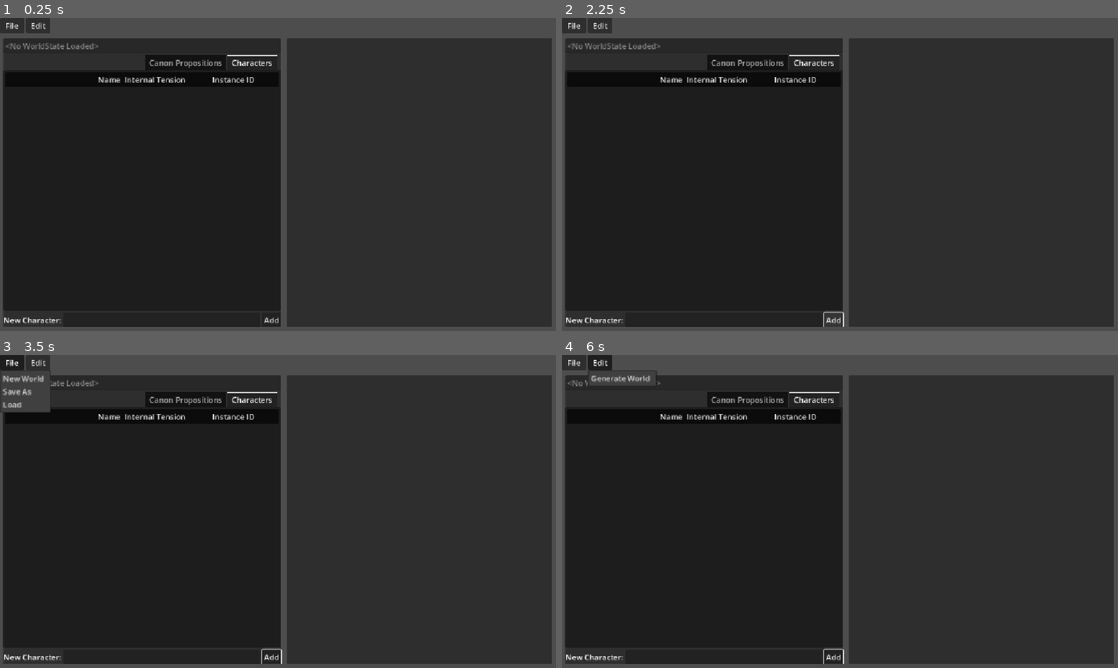
Above: before the commit, frames 1-4 (two rows, left to right).
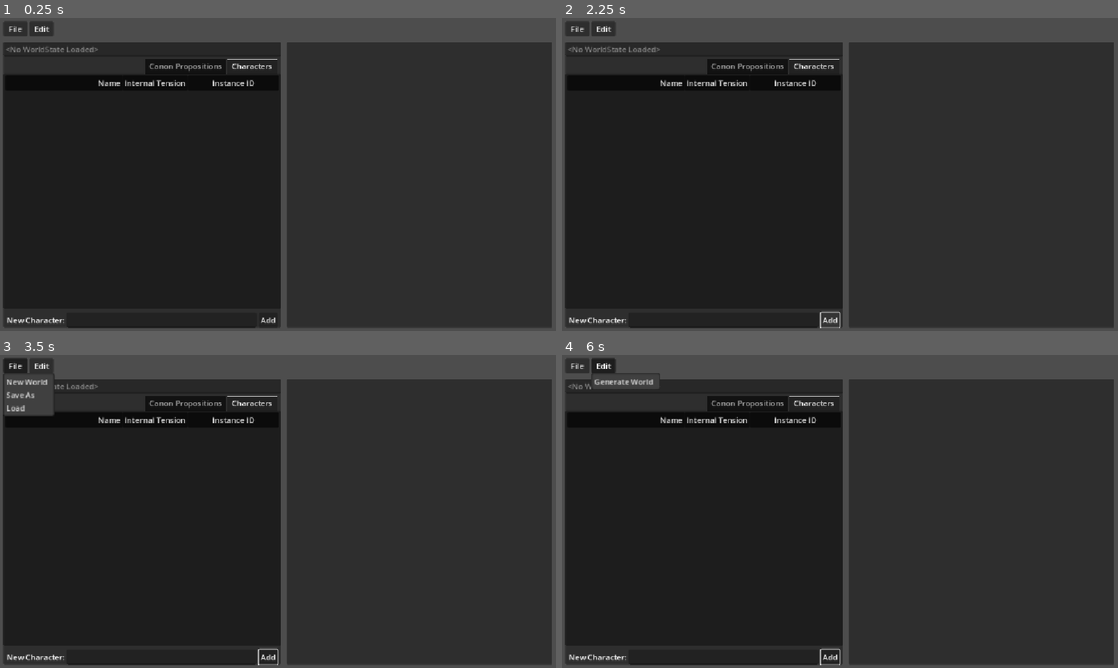
Above: after the commit, the same moments.

Repository: wokidoo/PossibleWorlds
Game: Godot game, scene res://util/world_editor.tscn
The game is run twice, just before and just after one commit, with the same random seed, the same clock (stepped at 60 frames per second) and the same inputs.
Inputs:
- Up to frame 1 (0.25 s): no input
- Up to frame 2 (2.25 s): click "File" at 0.5 s; click "Edit" at 1.25 s; click "Add" at 2 s
- Up to frame 3 (3.5 s): click "File" at 2.75 s
- Up to frame 4 (6 s): click "Edit" at 3.5 s; click "Add" at 4.25 s; click "File" at 5 s; click "Edit" at 5.75 s

The runs differ from the first frame. In frame 1, 3.3% of the frame differs, in the area x 0-100%, y 0-100%; in frame 2, 3.3%; in frame 3, 3.5%; in frame 4, 3.3%.

Commit message:
Create domain model

Diff:
--- a/global_theme.tres
+++ /dev/null
@@ -1,3 +0,0 @@
-[gd_resource type="Theme" format=3 uid="uid://dqjyjvbede7j2"]
-
-[resource]
--- a/project.godot
+++ b/project.godot
@@ -27,10 +27,6 @@
 
 project/assembly_name="PossibleWorlds"
 
-[gui]
-
-theme/custom="uid://dqjyjvbede7j2"
-
 [input]
 
 ui_menu={
--- a/scripts/character.gd
+++ b/scripts/character.gd
@@ -6,6 +6,8 @@
 		name = value
 		resource_name = name
 		emit_changed()
+	get():
+		return resource_name
 
 @export var perceivedWorld: World:
 	set(value):
@@ -63,7 +65,7 @@
 func ideal_perceived_diff() -> Array[StringName]:
 	return perceivedWorld.diff(idealWorld)
 
-func internal_tension(id:StringName):
+func internal_tension(id:StringName) -> float:
 	return perceivedWorld.tension(id,idealWorld)
 
 func total_internal_tension() -> float:
@@ -97,7 +99,7 @@
 func set_perceived_confidence(id:String,confidence:float) -> bool:
 	return perceivedWorld.set_confidence(id,confidence)
 
-func get_ideal(id:String) ->PW.TriBool:
+func get_ideal(id:String) -> PW.TriBool:
 	return idealWorld.get_truth(id)
 
 func get_ideal_confidence(id:String) -> float:
--- a/util/world_editor.tscn
+++ b/util/world_editor.tscn
@@ -24,10 +24,16 @@
 grow_horizontal = 2
 grow_vertical = 2
 
-[node name="HBoxContainer" type="HBoxContainer" parent="VBoxContainer"]
+[node name="MarginContainer2" type="MarginContainer" parent="VBoxContainer"]
+layout_mode = 2
+theme_override_constants/margin_left = 7
+theme_override_constants/margin_top = 7
+theme_override_constants/margin_right = 7
+
+[node name="HBoxContainer" type="HBoxContainer" parent="VBoxContainer/MarginContainer2"]
 layout_mode = 2
 
-[node name="FileMenuButton" type="MenuButton" parent="VBoxContainer/HBoxContainer"]
+[node name="FileMenuButton" type="MenuButton" parent="VBoxContainer/MarginContainer2/HBoxContainer"]
 unique_name_in_owner = true
 custom_minimum_size = Vector2(50, 30)
 layout_mode = 2
@@ -36,7 +42,7 @@
 script = ExtResource("2_e3m7w")
 metadata/_custom_type_script = "uid://bjes4a4vdflln"
 
-[node name="EditMenu" type="MenuButton" parent="VBoxContainer/HBoxContainer"]
+[node name="EditMenu" type="MenuButton" parent="VBoxContainer/MarginContainer2/HBoxContainer"]
 unique_name_in_owner = true
 custom_minimum_size = Vector2(50, 30)
 layout_mode = 2
@@ -112,39 +118,49 @@
 script = ExtResource("3_e3m7w")
 metadata/_custom_type_script = "uid://dpu62j8jk71hk"
 
-[node name="CreatePropositionHBoxContainer" type="HBoxContainer" parent="VBoxContainer/MarginContainer/HSplitContainer/LeftPanel/VBoxContainer"]
+[node name="MarginContainer3" type="MarginContainer" parent="VBoxContainer/MarginContainer/HSplitContainer/LeftPanel/VBoxContainer"]
+layout_mode = 2
+theme_override_constants/margin_left = 7
+theme_override_constants/margin_right = 7
+
+[node name="CreatePropositionHBoxContainer" type="HBoxContainer" parent="VBoxContainer/MarginContainer/HSplitContainer/LeftPanel/VBoxContainer/MarginContainer3"]
 unique_name_in_owner = true
 visible = false
 layout_mode = 2
 
-[node name="Label" type="Label" parent="VBoxContainer/MarginContainer/HSplitContainer/LeftPanel/VBoxContainer/CreatePropositionHBoxContainer"]
+[node name="Label" type="Label" parent="VBoxContainer/MarginContainer/HSplitContainer/LeftPanel/VBoxContainer/MarginContainer3/CreatePropositionHBoxContainer"]
 layout_mode = 2
 text = "New Proposition:"
 
-[node name="NewPropositionLineEdit" type="LineEdit" parent="VBoxContainer/MarginContainer/HSplitContainer/LeftPanel/VBoxContainer/CreatePropositionHBoxContainer"]
+[node name="NewPropositionLineEdit" type="LineEdit" parent="VBoxContainer/MarginContainer/HSplitContainer/LeftPanel/VBoxContainer/MarginContainer3/CreatePropositionHBoxContainer"]
 unique_name_in_owner = true
 layout_mode = 2
 size_flags_horizontal = 3
 
-[node name="ConfirmPropositionButton" type="Button" parent="VBoxContainer/MarginContainer/HSplitContainer/LeftPanel/VBoxContainer/CreatePropositionHBoxContainer"]
+[node name="ConfirmPropositionButton" type="Button" parent="VBoxContainer/MarginContainer/HSplitContainer/LeftPanel/VBoxContainer/MarginContainer3/CreatePropositionHBoxContainer"]
 unique_name_in_owner = true
 layout_mode = 2
 text = "Add"
 
-[node name="CreateCharacterHBoxContainer" type="HBoxContainer" parent="VBoxContainer/MarginContainer/HSplitContainer/LeftPanel/VBoxContainer"]
+[node name="MarginContainer2" type="MarginContainer" parent="VBoxContainer/MarginContainer/HSplitContainer/LeftPanel/VBoxContainer"]
+layout_mode = 2
+theme_override_constants/margin_left = 7
+theme_override_constants/margin_right = 7
+
+[node name="CreateCharacterHBoxContainer" type="HBoxContainer" parent="VBoxContainer/MarginContainer/HSplitContainer/LeftPanel/VBoxContainer/MarginContainer2"]
 unique_name_in_owner = true
 layout_mode = 2
 
-[node name="Label" type="Label" parent="VBoxContainer/MarginContainer/HSplitContainer/LeftPanel/VBoxContainer/CreateCharacterHBoxContainer"]
+[node name="Label" type="Label" parent="VBoxContainer/MarginContainer/HSplitContainer/LeftPanel/VBoxContainer/MarginContainer2/CreateCharacterHBoxContainer"]
 layout_mode = 2
 text = "New Character:"
 
-[node name="NewCharacterLineEdit" type="LineEdit" parent="VBoxContainer/MarginContainer/HSplitContainer/LeftPanel/VBoxContainer/CreateCharacterHBoxContainer"]
+[node name="NewCharacterLineEdit" type="LineEdit" parent="VBoxContainer/MarginContainer/HSplitContainer/LeftPanel/VBoxContainer/MarginContainer2/CreateCharacterHBoxContainer"]
 unique_name_in_owner = true
 layout_mode = 2
 size_flags_horizontal = 3
 
-[node name="ConfirmCharacterButton" type="Button" parent="VBoxContainer/MarginContainer/HSplitContainer/LeftPanel/VBoxContainer/CreateCharacterHBoxContainer"]
+[node name="ConfirmCharacterButton" type="Button" parent="VBoxContainer/MarginContainer/HSplitContainer/LeftPanel/VBoxContainer/MarginContainer2/CreateCharacterHBoxContainer"]
 unique_name_in_owner = true
 layout_mode = 2
 text = "Add"
Not shown, changed: export_presets.cfg
Not shown, added: DomainModel.pdf
Not shown, added: PossibleWorlds.gaphor
